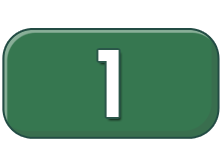
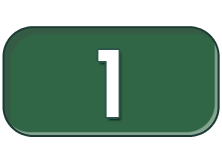
Comparing the layer stacks of the two (222, 165) images. Changes:
added group "6 copy" with 4 layers above "6" over (4, 26, 218, 139)
added layer "1 copy" in group "6 copy" over (98, 62, 105, 117)
added layer "Layer 4 copy 6" (31%) in group "6 copy" over (4, 28, 213, 139)
added layer "Layer 3 copy 6" (41%) in group "6 copy" over (11, 26, 218, 135)
added layer "Shape 1 copy 6" in group "6 copy" over (4, 28, 218, 135)
hid group "6" (4 layers) over (4, 26, 218, 139)
"Layer 4 copy 5": opacity 18% → 31% over (9, 26, 218, 137)
painted on "Shape 1 copy 5" over (4, 30, 218, 137)
